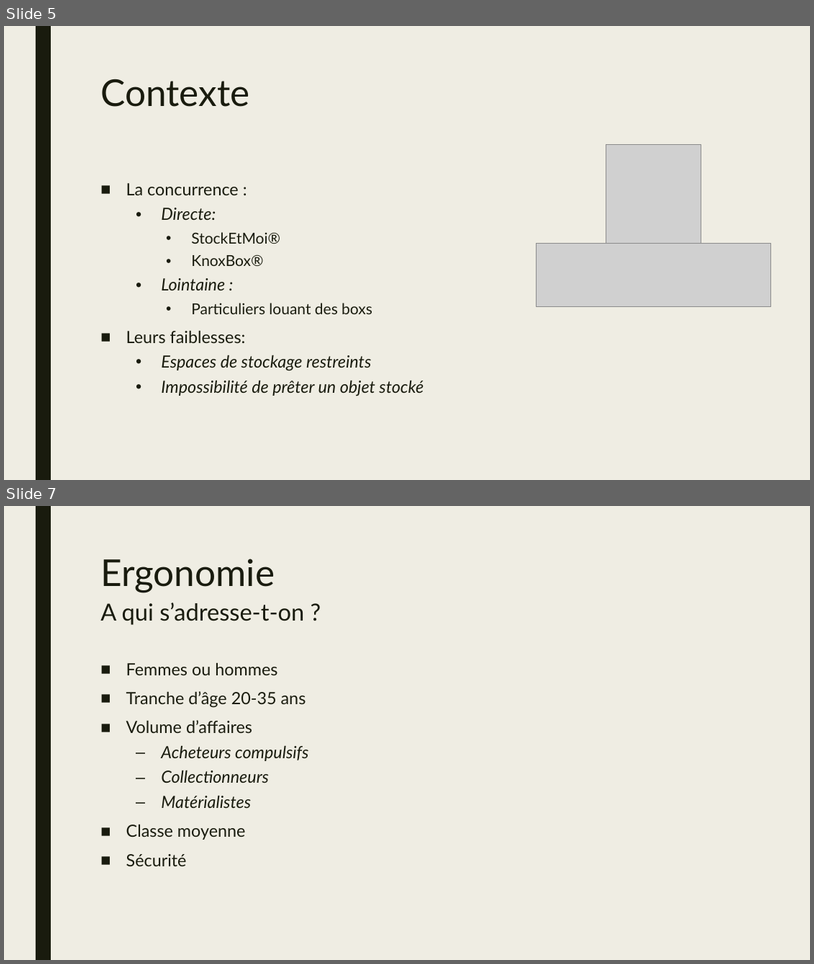
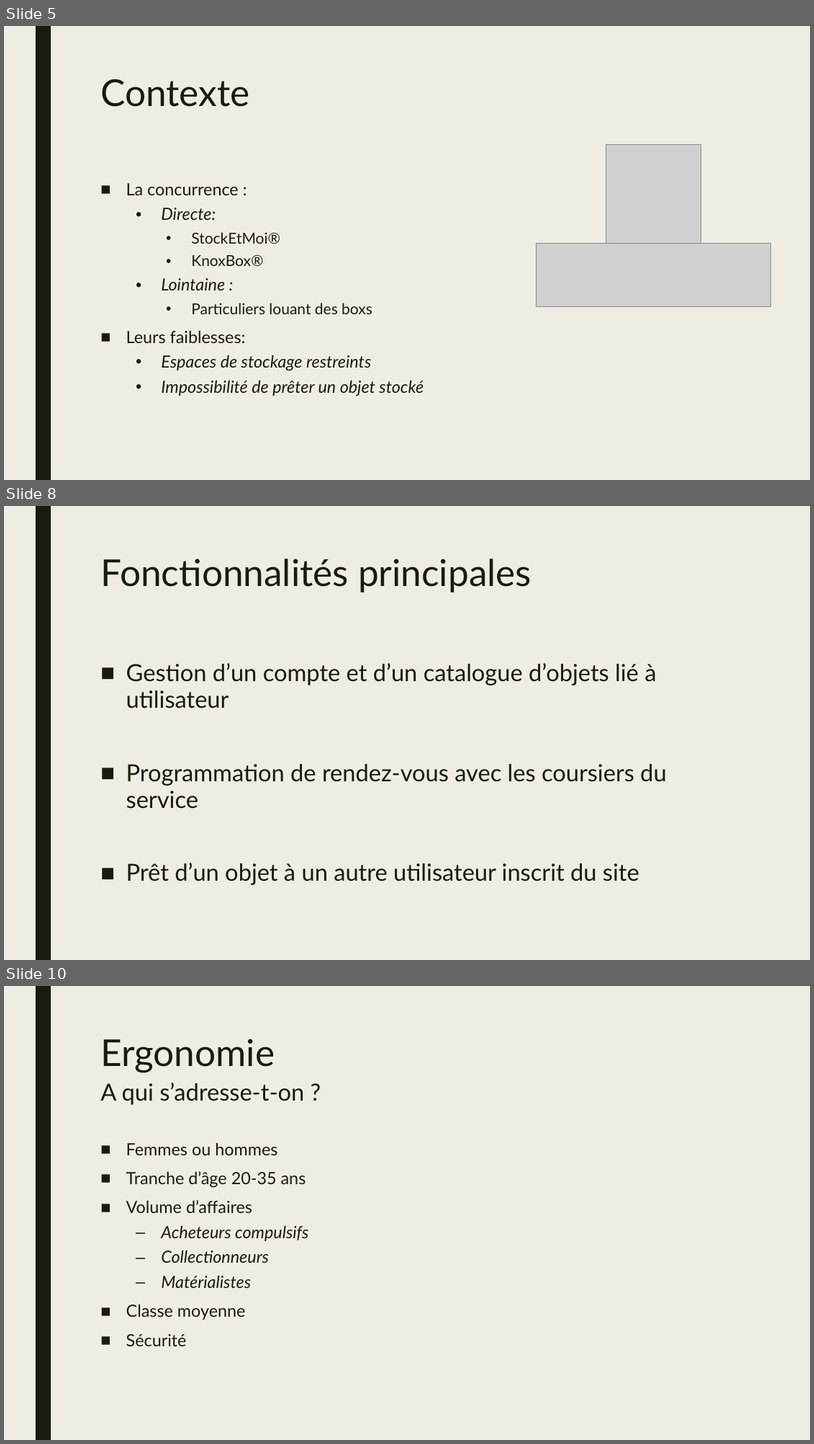
Before and after one commit to csorano/FlexiBox, a slide deck: Diaporama/Diaporama.pptx. Shown one above the other, each under a label of ours: slides 5 and 7 before the commit, slides 5, 8 and 10 after it; the slides between them are not shown. The pictures are 814x964 and 814x1444 pixels, drawn with LibreOffice and Linux fonts; fonts in the diff are those of the drawing; grey boxes stand for pictures. Boxes give left, top, right and bottom in pixels: in the first picture for what was removed or moved away, otherwise in the second. Text is boxed around its words. In the diff, an @@ line names an element or a change of style, - is before the commit and + after.

```diff
--- a/Diaporama/Diaporama.pptx
+++ b/Diaporama/Diaporama.pptx
@@ slide 8 added at box(4, 506, 810, 960), background #EFEDE3; not listed: 1 template element that a slide beside it also shows @@
@@ title added at box(100, 559, 532, 592), 44 pt, text #191B0E @@
+Fonctionnalités principales
@@ text added at box(126, 663, 666, 885), 28 pt, text #191B0E @@
+■ Gestion d’un compte et d’un catalogue d’objets lié à utilisateur
+■ Programmation de rendez-vous avec les coursiers du service
+■ Prêt d’un objet à un autre utilisateur inscrit du site
@@ what was slide 7 is now slide 10 @@
```
Also in this commit, not shown: 3 other slides added, 1 slide removed.
